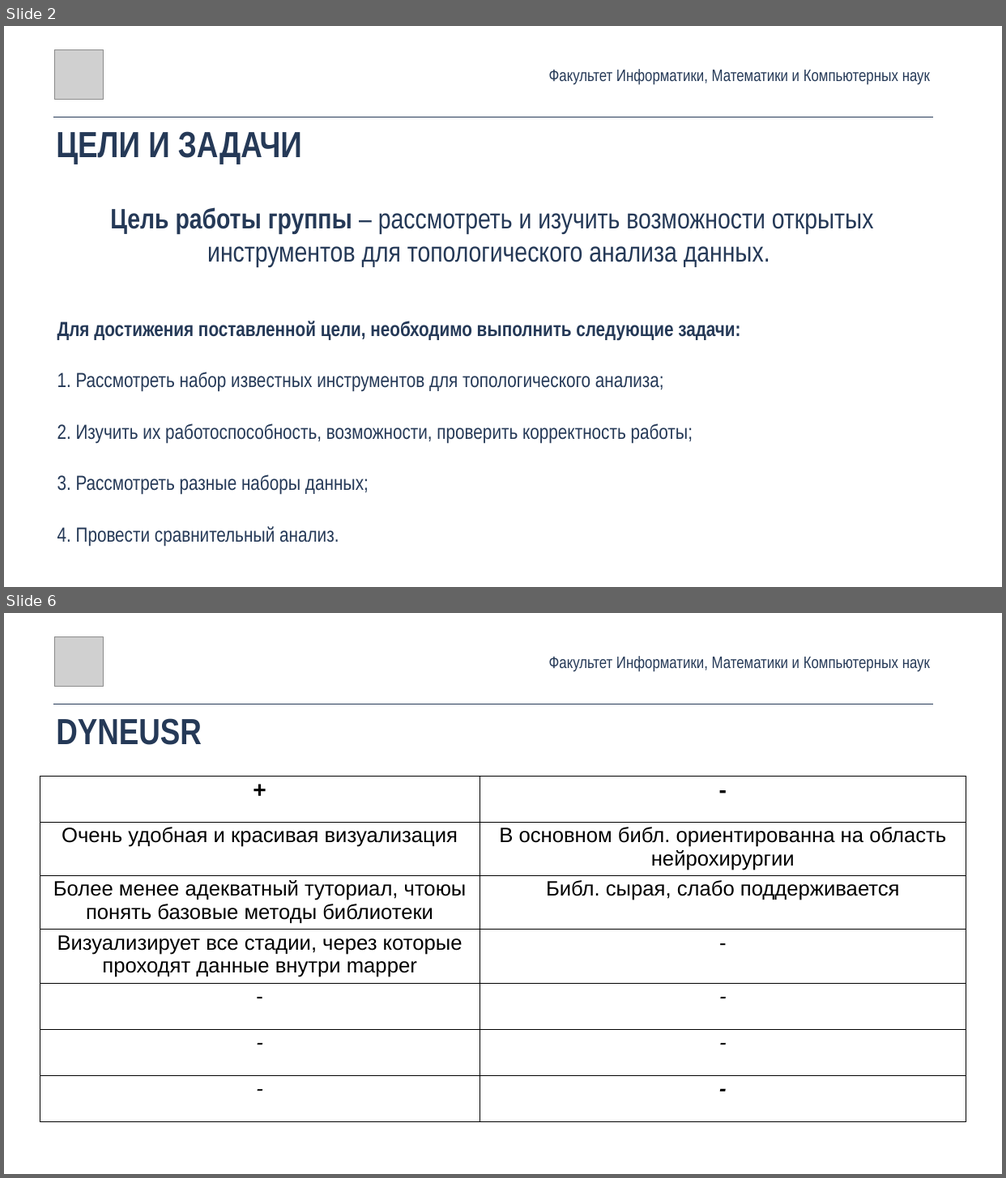
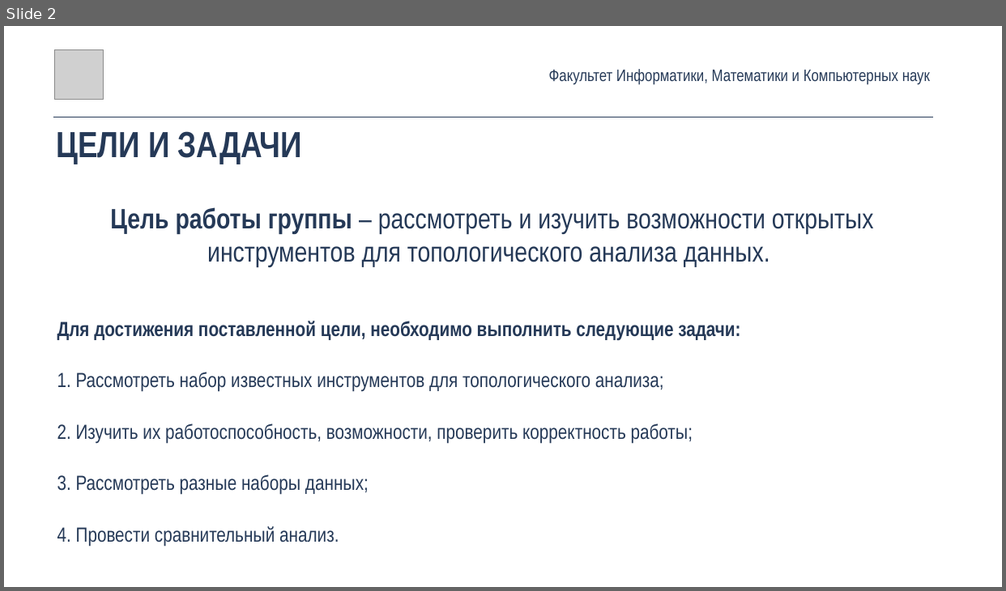
Before and after one commit to maksimovVva/hse-tda, a slide deck: survey.pptx. Shown one above the other, each under a label of ours: slides 2 and 6 before the commit, slide 2 after it; the slides between them are not shown. The pictures are 1006x1178 and 1006x591 pixels, drawn with LibreOffice and Linux fonts; fonts in the diff are those of the drawing; grey boxes stand for pictures. Boxes give left, top, right and bottom in pixels: in the first picture for what was removed or moved away, otherwise in the second. Text is boxed around its words. In the diff, an @@ line names an element or a change of style, - is before the commit and + after.

```diff
--- a/survey.pptx
+++ b/survey.pptx
@@ slide 6 removed at box(4, 613, 1002, 1174), background #FFFFFF @@
@@ picture removed at box(54, 637, 103, 686) @@
@@ text removed at box(549, 656, 930, 672) @@
-Факультет Информатики, Математики и Компьютерных наук
@@ line removed from (53, 704) to (933, 704) @@
@@ text removed at box(56, 718, 202, 745) @@
-DYNEUSR
@@ table removed at box(40, 776, 965, 1122), 7 rows, 2 columns @@
-+ | -
-Очень удобная и красивая визуализация | В основном библ. ориентированна на область нейрохирургии
-Более менее адекватный туториал, чтоюы понять базовые методы библиотеки | Библ. сырая, слабо поддерживается
-Визуализирует все стадии, через которые проходят данные внутри mapper | -
-- | -
-- | -
-- | -
```
Also in this commit, not shown: 4 slides changed, 6 slides added, 7 other slides removed, 33 other files.
